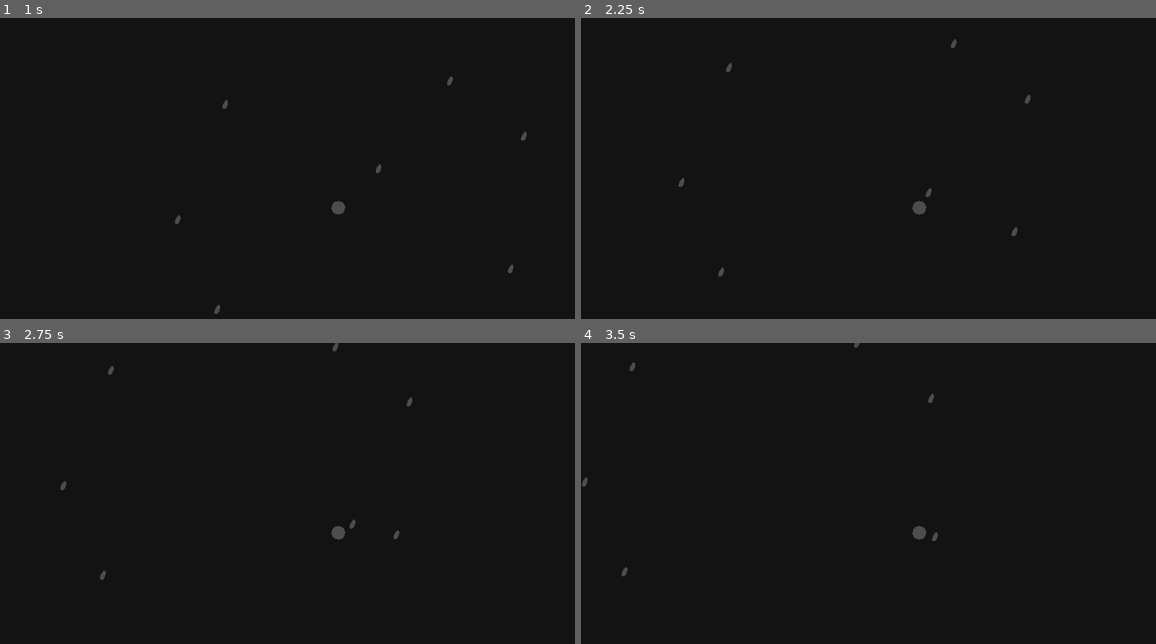
Above: before the commit, frames 1-4 (two rows, left to right).
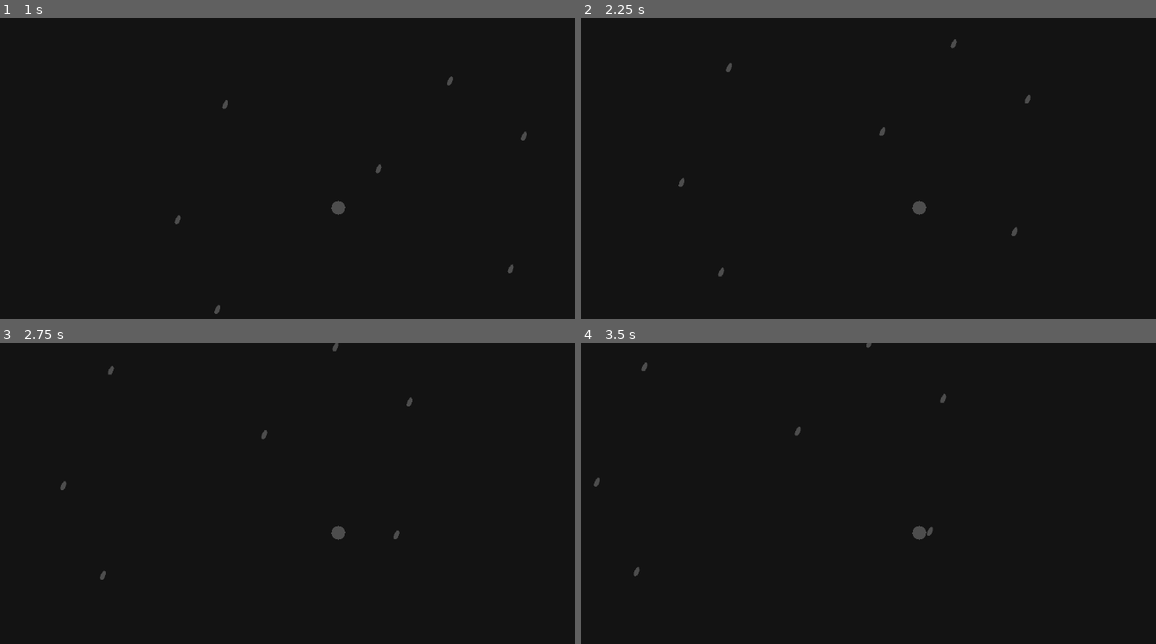
Above: after the commit, the same moments.

Repository: FOSS-Supremacy/celestis
Game: Godot game, scene res://scenes/tests.tscn
Same seed, same stepped clock (60 frames per second), same inputs: the game is played once before the commit and once after it. This scene is started directly instead of the project's main scene.
Inputs:
- Up to frame 1 (1 s): tap Enter at 0.5 s; hold Right (player_right) from 0.53 s (still down); hold K (camera_down) from 0.53 s (still down)
- Up to frame 2 (2.25 s): release Right (player_right) at 1.28 s; release K (camera_down) at 1.28 s; hold Down (player_down) 1.28-2.03 s; tap J (camera_left) at 1.35 s; hold Right (player_right) from 2.03 s (still down); hold L (camera_right) from 2.03 s (still down)
- Up to frame 3 (2.75 s): keep holding Right (player_right); keep holding L (camera_right)
- Up to frame 4 (3.5 s): release Right (player_right) at 2.78 s; release L (camera_right) at 2.78 s; hold Up (player_up) from 2.78 s (still down); tap I (camera_up) at 2.85 s

Frame 1 is identical in both runs. In frame 2, less than 0.1% of the frame differs, in the area x 51-61%, y 36-60%; in frame 3, less than 0.1%; in frame 4, 0.3%, in the area x 0-64%, y 0-78%.
Error after the commit: Invalid access to property or key 'resource' on a base object of type 'RigidBody2D'. (res://scripts/gameplay/player/player.gd:58)

Commit message:
feat in scenes

Diff:
--- a/assets/prefabs/gameplay/player/Player.tscn
+++ b/assets/prefabs/gameplay/player/Player.tscn
@@ -11,17 +11,19 @@
 orbiting = false
 orbit_radius = 20.0
 orbit_speed = 50.0
-orbit_delay = 1.0
+pull_speed = 100.0
 
 [sub_resource type="CircleShape2D" id="CircleShape2D_er5iw"]
 radius = 20.0
 
 [sub_resource type="CircleShape2D" id="CircleShape2D_5d8it"]
-radius = 50.0
+radius = 100.0
 
 [node name="Player" type="CharacterBody2D"]
 script = ExtResource("2_i8ree")
 resource = SubResource("Resource_avefi")
+acceleration = 400.0
+max_speed = 600.0
 
 [node name="sprite" type="Polygon2D" parent="."]
 scale = Vector2(0.16, 0.16)
--- a/assets/prefabs/gameplay/space/asteroid/asteroid.tscn
+++ b/assets/prefabs/gameplay/space/asteroid/asteroid.tscn
@@ -1,7 +1,7 @@
 [gd_scene load_steps=6 format=3 uid="uid://etdcw1ftppmc"]
 
 [ext_resource type="PhysicsMaterial" uid="uid://bnrp0sskihyu7" path="res://tweaks/asteroid_physics_material.tres" id="1_yvrod"]
-[ext_resource type="Script" path="res://scripts/gameplay/systems/ObjectManager.gd" id="2_ao40s"]
+[ext_resource type="Script" path="res://scripts/gameplay/space/Asteroid.gd" id="2_ehtvs"]
 [ext_resource type="OccluderPolygon2D" uid="uid://0ecnuo1msnrn" path="res://assets/asteroid_light_occluder.tres" id="2_wy3vx"]
 [ext_resource type="Shape2D" uid="uid://du4lysgnbgttl" path="res://tweaks/asteroid_gravity.tres" id="3_8g3b6"]
 
@@ -9,12 +9,12 @@
 radius = 90.0
 height = 380.0
 
-[node name="obj_asteroid" type="RigidBody2D"]
+[node name="obj_asteroid" type="RigidBody2D" groups=["OBJECT_DESTROYED"]]
 position = Vector2(170, 0)
 physics_material_override = ExtResource("1_yvrod")
 can_sleep = false
 lock_rotation = true
-script = ExtResource("2_ao40s")
+script = ExtResource("2_ehtvs")
 
 [node name="Polygon2D" type="Polygon2D" parent="."]
 scale = Vector2(0.03, 0.03)
@@ -39,3 +39,5 @@
 rotation = 0.471239
 scale = Vector2(0.03, 0.03)
 shape = SubResource("CapsuleShape2D_bywbb")
+
+[connection signal="body_entered" from="." to="." method="_on_body_entered"]
--- a/scenes/tests.tscn
+++ b/scenes/tests.tscn
@@ -12,7 +12,7 @@
 orbiting = false
 orbit_radius = 20.0
 orbit_speed = 50.0
-orbit_delay = 1.0
+pull_speed = 100.0
 
 [sub_resource type="Resource" id="Resource_yskn6"]
 script = ExtResource("3_vpnbn")
@@ -21,7 +21,7 @@
 orbiting = false
 orbit_radius = 20.0
 orbit_speed = 50.0
-orbit_delay = 1.0
+pull_speed = 100.0
 
 [sub_resource type="Resource" id="Resource_oxk0h"]
 script = ExtResource("3_vpnbn")
@@ -30,7 +30,7 @@
 orbiting = false
 orbit_radius = 20.0
 orbit_speed = 50.0
-orbit_delay = 1.0
+pull_speed = 100.0
 
 [sub_resource type="Resource" id="Resource_lhkn7"]
 script = ExtResource("3_vpnbn")
@@ -39,7 +39,7 @@
 orbiting = false
 orbit_radius = 20.0
 orbit_speed = 50.0
-orbit_delay = 1.0
+pull_speed = 100.0
 
 [sub_resource type="Resource" id="Resource_t2mjy"]
 script = ExtResource("3_vpnbn")
@@ -48,7 +48,7 @@
 orbiting = false
 orbit_radius = 20.0
 orbit_speed = 50.0
-orbit_delay = 1.0
+pull_speed = 100.0
 
 [sub_resource type="Resource" id="Resource_owce4"]
 script = ExtResource("3_vpnbn")
@@ -57,7 +57,7 @@
 orbiting = false
 orbit_radius = 20.0
 orbit_speed = 50.0
-orbit_delay = 1.0
+pull_speed = 100.0
 
 [sub_resource type="Resource" id="Resource_c37km"]
 script = ExtResource("3_vpnbn")
@@ -66,7 +66,7 @@
 orbiting = false
 orbit_radius = 20.0
 orbit_speed = 50.0
-orbit_delay = 1.0
+pull_speed = 100.0
 
 [node name="tests" type="Node2D"]
 
